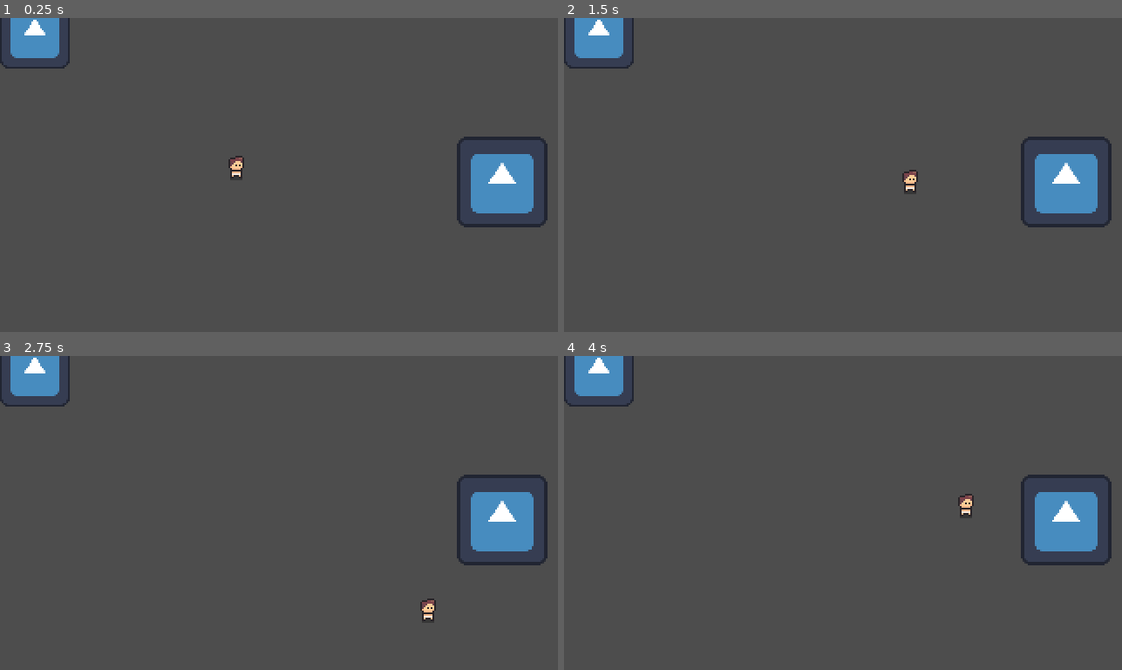
Above: before the commit, frames 1-4 (two rows, left to right).
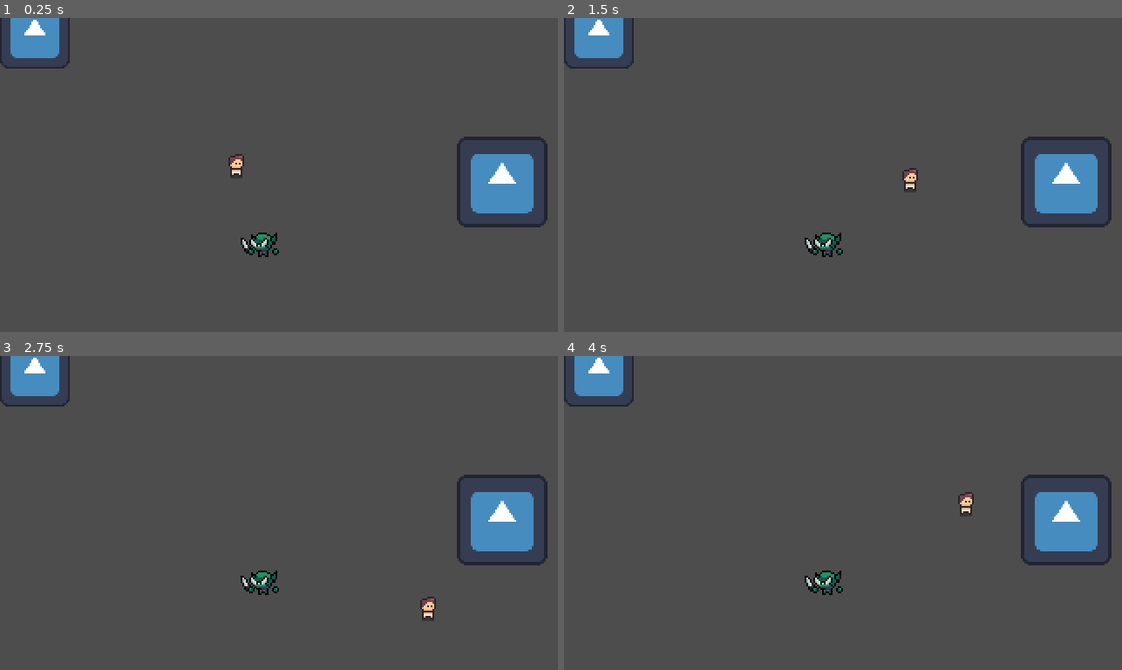
Above: after the commit, the same moments.

Repository: GuilhermeCMarc/godot-composition
Game: Godot game, scene res://main.tscn
The game is run twice, just before and just after one commit, with the same random seed, the same clock (stepped at 60 frames per second) and the same inputs. The engine's default icon, where the game draws it, is replaced by a stand-in: a white triangle on a blue panel in a dark square.
Inputs:
- Up to frame 1 (0.25 s): no input
- Up to frame 2 (1.5 s): tap Enter at 0.5 s; hold D (move_right) 0.53-1.28 s; hold S (move_down) from 1.28 s (still down)
- Up to frame 3 (2.75 s): release S (move_down) at 2.03 s; hold D (move_right) from 2.03 s (still down)
- Up to frame 4 (4 s): release D (move_right) at 2.78 s; hold W (move_up) 2.78-3.53 s; hold A (move_left) from 3.53 s (still down)

The runs differ from the first frame. In frame 1, 0.4% of the frame differs, in the area x 40-50%, y 43-77%; in frame 2, 0.4%; in frame 3, 0.4%; in frame 4, 0.4%.

Commit message:
:sparkles: Start implementing orc

Diff:
--- /dev/null
+++ b/components/ai_pathfinding/ai_pathfinding_component.gd
@@ -0,0 +1,49 @@
+extends NavigationAgent2D
+class_name AIPathfindingComponent
+
+
+@export @onready var velocity_component : VelocityComponent
+@export @onready var character_body : CharacterBody2D
+
+@export var chase_range := 120
+
+@onready var ray_cast: RayCast2D = $RayCast2D
+
+
+var next_position : Vector2 = null
+var is_chasing := false
+var target: Node2D = null
+
+
+func chase(next_target: Node2D):
+	target = next_target
+	is_chasing = true
+
+
+func stop_chasing():
+	is_chasing = false
+
+
+func chase_behaviour(delta):
+		if !is_chasing or target == null:
+			return
+
+		if is_target_reachable() and !is_target_reached():
+			velocity_component.accelerate_towards(delta, get_next_location())
+		else:
+			velocity_component.apply_friction(delta)
+
+
+func can_see_target() -> bool:
+	if target == null:
+		return false
+
+	ray_cast.target_position = target.global_position
+	if ray_cast.is_colliding():
+		# ???
+		pass
+	return false
+
+
+# Questions:
+# What happens when the player dies?
--- /dev/null
+++ b/components/ai_pathfinding/ai_pathfinding_component.tscn
@@ -0,0 +1,8 @@
+[gd_scene load_steps=2 format=3 uid="uid://bbseufd5hnn26"]
+
+[ext_resource type="Script" path="res://components/ai_pathfinding/ai_pathfinding_component.gd" id="1_3rtdl"]
+
+[node name="AIPathfindingComponent" type="NavigationAgent2D"]
+path_desired_distance = 5.0
+target_desired_distance = 5.0
+script = ExtResource("1_3rtdl")
--- /dev/null
+++ b/entities/orc/orc.gd
@@ -0,0 +1,2 @@
+extends CharacterBody2D
+class_name Orc
--- /dev/null
+++ b/entities/orc/orc.tscn
@@ -0,0 +1,627 @@
+[gd_scene load_steps=15 format=3 uid="uid://lmkkt2t8sy7g"]
+
+[ext_resource type="Texture2D" uid="uid://u5n8t44bittt" path="res://entities/orc/sprites/head.png" id="1_4wlmn"]
+[ext_resource type="Texture2D" uid="uid://dmwqtr3pmil7a" path="res://entities/orc/sprites/left_hand.png" id="2_3gw3i"]
+[ext_resource type="Texture2D" uid="uid://b5m0vfmddtai7" path="res://entities/orc/sprites/left_leg.png" id="3_patcb"]
+[ext_resource type="Texture2D" uid="uid://cfxed7gyd6nih" path="res://entities/orc/sprites/right_hand.png" id="4_5wyqt"]
+[ext_resource type="Texture2D" uid="uid://dbt7jdrk2mtek" path="res://entities/orc/sprites/right_leg.png" id="5_4sm8o"]
+[ext_resource type="Texture2D" uid="uid://boinklije1vk8" path="res://entities/orc/sprites/torso.png" id="6_6ml2o"]
+[ext_resource type="PackedScene" uid="uid://x5dq1x8gosjp" path="res://components/velocity/velocity_component.tscn" id="7_jtv3v"]
+[ext_resource type="PackedScene" uid="uid://dcnbltxqygw68" path="res://components/movement/movement_component.tscn" id="8_16883"]
+
+[sub_resource type="CapsuleShape2D" id="CapsuleShape2D_h3mif"]
+radius = 8.0
+height = 16.0
+
+[sub_resource type="Animation" id="Animation_6sj85"]
+length = 0.001
+tracks/0/type = "value"
+tracks/0/imported = false
+tracks/0/enabled = true
+tracks/0/path = NodePath("Visuals/Head:position")
+tracks/0/interp = 1
+tracks/0/loop_wrap = true
+tracks/0/keys = {
+"times": PackedFloat32Array(0.001),
+"transitions": PackedFloat32Array(1),
+"update": 0,
+"values": [Vector2(0, 0)]
+}
+tracks/1/type = "value"
+tracks/1/imported = false
+tracks/1/enabled = true
+tracks/1/path = NodePath("Visuals/Torso:position")
+tracks/1/interp = 1
+tracks/1/loop_wrap = true
+tracks/1/keys = {
+"times": PackedFloat32Array(0.001),
+"transitions": PackedFloat32Array(1),
+"update": 0,
+"values": [Vector2(0, 0)]
+}
+tracks/2/type = "value"
+tracks/2/imported = false
+tracks/2/enabled = true
+tracks/2/path = NodePath("Visuals/Hands:position")
+tracks/2/interp = 1
+tracks/2/loop_wrap = true
+tracks/2/keys = {
+"times": PackedFloat32Array(0.001),
+"transitions": PackedFloat32Array(1),
+"update": 0,
+"values": [Vector2(0, 0)]
+}
+tracks/3/type = "value"
+tracks/3/imported = false
+tracks/3/enabled = true
+tracks/3/path = NodePath("Visuals/Legs/LeftLeg:rotation")
+tracks/3/interp = 1
+tracks/3/loop_wrap = true
+tracks/3/keys = {
+"times": PackedFloat32Array(0.001),
+"transitions": PackedFloat32Array(1),
+"update": 0,
+"values": [0.0]
+}
+tracks/4/type = "value"
+tracks/4/imported = false
+tracks/4/enabled = true
+tracks/4/path = NodePath("Visuals/Legs/LeftLeg:position")
+tracks/4/interp = 1
+tracks/4/loop_wrap = true
+tracks/4/keys = {
+"times": PackedFloat32Array(0.001),
+"transitions": PackedFloat32Array(1),
+"update": 0,
+"values": [Vector2(0, 0)]
+}
+tracks/5/type = "value"
+tracks/5/imported = false
+tracks/5/enabled = true
+tracks/5/path = NodePath("Visuals/Head:rotation")
+tracks/5/interp = 1
+tracks/5/loop_wrap = true
+tracks/5/keys = {
+"times": PackedFloat32Array(0.001),
+"transitions": PackedFloat32Array(1),
+"update": 0,
+"values": [0.0]
+}
+tracks/6/type = "value"
+tracks/6/imported = false
+tracks/6/enabled = true
+tracks/6/path = NodePath("Visuals/Hands:rotation")
+tracks/6/interp = 1
+tracks/6/loop_wrap = true
+tracks/6/keys = {
+"times": PackedFloat32Array(0.001),
+"transitions": PackedFloat32Array(1),
+"update": 0,
+"values": [0.0]
+}
+tracks/7/type = "value"
+tracks/7/imported = false
+tracks/7/enabled = true
+tracks/7/path = NodePath("Visuals/Legs/RightLeg:position")
+tracks/7/interp = 1
+tracks/7/loop_wrap = true
+tracks/7/keys = {
+"times": PackedFloat32Array(0.001),
+"transitions": PackedFloat32Array(1),
+"update": 0,
+"values": [Vector2(0, 0)]
+}
+tracks/8/type = "value"
+tracks/8/imported = false
+tracks/8/enabled = true
+tracks/8/path = NodePath("Visuals/Legs/RightLeg:rotation")
+tracks/8/interp = 1
+tracks/8/loop_wrap = true
+tracks/8/keys = {
+"times": PackedFloat32Array(0.001),
+"transitions": PackedFloat32Array(1),
+"update": 0,
+"values": [0.0]
+}
+tracks/9/type = "value"
+tracks/9/imported = false
+tracks/9/enabled = true
+tracks/9/path = NodePath("Visuals/Hands/LeftHand:rotation")
+tracks/9/interp = 1
+tracks/9/loop_wrap = true
+tracks/9/keys = {
+"times": PackedFloat32Array(0.001),
+"transitions": PackedFloat32Array(1),
+"update": 0,
+"values": [0.0]
+}
+tracks/10/type = "value"
+tracks/10/imported = false
+tracks/10/enabled = true
+tracks/10/path = NodePath("Visuals/Hands/LeftHand:position")
+tracks/10/interp = 1
+tracks/10/loop_wrap = true
+tracks/10/keys = {
+"times": PackedFloat32Array(0.001),
+"transitions": PackedFloat32Array(1),
+"update": 0,
+"values": [Vector2(0, 0)]
+}
+tracks/11/type = "value"
+tracks/11/imported = false
+tracks/11/enabled = true
+tracks/11/path = NodePath("Visuals/Hands/LeftHand:scale")
+tracks/11/interp = 1
+tracks/11/loop_wrap = true
+tracks/11/keys = {
+"times": PackedFloat32Array(0.001),
+"transitions": PackedFloat32Array(1),
+"update": 0,
+"values": [Vector2(1, 1)]
+}
+tracks/12/type = "value"
+tracks/12/imported = false
+tracks/12/enabled = true
+tracks/12/path = NodePath("Visuals/Torso:rotation")
+tracks/12/interp = 1
+tracks/12/loop_wrap = true
+tracks/12/keys = {
+"times": PackedFloat32Array(0.001),
+"transitions": PackedFloat32Array(1),
+"update": 0,
+"values": [0.0]
+}
+tracks/13/type = "value"
+tracks/13/imported = false
+tracks/13/enabled = true
+tracks/13/path = NodePath("Visuals/Hands/RightHand:rotation")
+tracks/13/interp = 1
+tracks/13/loop_wrap = true
+tracks/13/keys = {
+"times": PackedFloat32Array(0.001),
+"transitions": PackedFloat32Array(1),
+"update": 0,
+"values": [0.0]
+}
+tracks/14/type = "value"
+tracks/14/imported = false
+tracks/14/enabled = true
+tracks/14/path = NodePath("Visuals/Hands/RightHand:position")
+tracks/14/interp = 1
+tracks/14/loop_wrap = true
+tracks/14/keys = {
+"times": PackedFloat32Array(0.001),
+"transitions": PackedFloat32Array(1),
+"update": 0,
+"values": [Vector2(0, 0)]
+}
+tracks/15/type = "value"
+tracks/15/imported = false
+tracks/15/enabled = true
+tracks/15/path = NodePath("Visuals/Legs/LeftLeg:scale")
+tracks/15/interp = 1
+tracks/15/loop_wrap = true
+tracks/15/keys = {
+"times": PackedFloat32Array(0.001),
+"transitions": PackedFloat32Array(1),
+"update": 0,
+"values": [Vector2(1, 1)]
+}
+tracks/16/type = "value"
+tracks/16/imported = false
+tracks/16/enabled = true
+tracks/16/path = NodePath("Visuals/Legs/RightLeg:scale")
+tracks/16/interp = 1
+tracks/16/loop_wrap = true
+tracks/16/keys = {
+"times": PackedFloat32Array(0.001),
+"transitions": PackedFloat32Array(1),
+"update": 0,
+"values": [Vector2(1, 1)]
+}
+tracks/17/type = "value"
+tracks/17/imported = false
+tracks/17/enabled = true
+tracks/17/path = NodePath("Visuals/Torso:scale")
+tracks/17/interp = 1
+tracks/17/loop_wrap = true
+tracks/17/keys = {
+"times": PackedFloat32Array(0.001),
+"transitions": PackedFloat32Array(1),
+"update": 0,
+"values": [Vector2(1, 1)]
+}
+tracks/18/type = "value"
+tracks/18/imported = false
+tracks/18/enabled = true
+tracks/18/path = NodePath("Visuals/Hands:scale")
+tracks/18/interp = 1
+tracks/18/loop_wrap = true
+tracks/18/keys = {
+"times": PackedFloat32Array(0.001),
+"transitions": PackedFloat32Array(1),
+"update": 0,
+"values": [Vector2(1, 1)]
+}
+tracks/19/type = "value"
+tracks/19/imported = false
+tracks/19/enabled = true
+tracks/19/path = NodePath("Visuals/Hands/RightHand:scale")
+tracks/19/interp = 1
+tracks/19/loop_wrap = true
+tracks/19/keys = {
+"times": PackedFloat32Array(0.001),
+"transitions": PackedFloat32Array(1),
+"update": 0,
+"values": [Vector2(1, 1)]
+}
+tracks/20/type = "value"
+tracks/20/imported = false
+tracks/20/enabled = true
+tracks/20/path = NodePath("Visuals/Head:scale")
+tracks/20/interp = 1
+tracks/20/loop_wrap = true
+tracks/20/keys = {
+"times": PackedFloat32Array(0.001),
+"transitions": PackedFloat32Array(1),
+"update": 0,
+"values": [Vector2(1, 1)]
+}
+
+[sub_resource type="Animation" id="Animation_4rymh"]
+resource_name = "idle_right"
+loop_mode = 1
+tracks/0/type = "value"
+tracks/0/imported = false
+tracks/0/enabled = true
+tracks/0/path = NodePath("Visuals/Head:position")
+tracks/0/interp = 2
+tracks/0/loop_wrap = true
+tracks/0/keys = {
+"times": PackedFloat32Array(0, 0.5),
+"transitions": PackedFloat32Array(1, 1),
+"update": 0,
+"values": [Vector2(0, 0), Vector2(0, 1)]
+}
+tracks/1/type = "value"
+tracks/1/imported = false
+tracks/1/enabled = true
+tracks/1/path = NodePath("Visuals/Torso:position")
+tracks/1/interp = 1
+tracks/1/loop_wrap = true
+tracks/1/keys = {
+"times": PackedFloat32Array(0, 0.6),
+"transitions": PackedFloat32Array(1, 1),
+"update": 0,
+"values": [Vector2(0, 0), Vector2(0, 0.25)]
+}
+tracks/2/type = "value"
+tracks/2/imported = false
+tracks/2/enabled = true
+tracks/2/path = NodePath("Visuals/Hands:position")
+tracks/2/interp = 1
+tracks/2/loop_wrap = true
+tracks/2/keys = {
+"times": PackedFloat32Array(0.3, 0.8),
+"transitions": PackedFloat32Array(1, 1),
+"update": 0,
+"values": [Vector2(0, 0), Vector2(0, -1)]
+}
+
+[sub_resource type="Animation" id="Animation_rmb4b"]
+resource_name = "walk"
+length = 0.75
+loop_mode = 1
+step = 0.05
+tracks/0/type = "value"
+tracks/0/imported = false
+tracks/0/enabled = true
+tracks/0/path = NodePath("Visuals/Legs/LeftLeg:position")
+tracks/0/interp = 2
+tracks/0/loop_wrap = true
+tracks/0/keys = {
+"times": PackedFloat32Array(0, 0.15, 0.3, 0.5, 0.65),
+"transitions": PackedFloat32Array(1, 1, 1, 1, 1),
+"update": 0,
+"values": [Vector2(0, 0), Vector2(0, -0.5), Vector2(0, 0), Vector2(0, 0), Vector2(0, 0)]
+}
+tracks/1/type = "value"
+tracks/1/imported = false
+tracks/1/enabled = true
+tracks/1/path = NodePath("Visuals/Legs/RightLeg:position")
+tracks/1/interp = 2
+tracks/1/loop_wrap = true
+tracks/1/keys = {
+"times": PackedFloat32Array(0, 0.3, 0.5, 0.65),
+"transitions": PackedFloat32Array(1, 1, 1, 1),
+"update": 0,
+"values": [Vector2(0, 0), Vector2(0, 0), Vector2(0, -0.5), Vector2(0, 0)]
+}
+tracks/2/type = "value"
+tracks/2/imported = false
+tracks/2/enabled = true
+tracks/2/path = NodePath("Visuals/Legs/LeftLeg:rotation")
+tracks/2/interp = 2
+tracks/2/loop_wrap = true
+tracks/2/keys = {
+"times": PackedFloat32Array(0, 0.15, 0.3, 0.5, 0.65),
+"transitions": PackedFloat32Array(1, 1, 1, 1, 1),
+"update": 0,
+"values": [0.0, 0.0776329, 0.0, 0.0776329, 0.0]
+}
+tracks/3/type = "value"
+tracks/3/imported = false
+tracks/3/enabled = true
+tracks/3/path = NodePath("Visuals/Legs/RightLeg:rotation")
+tracks/3/interp = 2
+tracks/3/loop_wrap = true
+tracks/3/keys = {
+"times": PackedFloat32Array(0, 0.15, 0.3, 0.5, 0.65),
+"transitions": PackedFloat32Array(1, 1, 1, 1, 1),
+"update": 0,
+"values": [0.0, -0.0586419, 0.0, -0.0586419, 0.0]
+}
+tracks/4/type = "value"
+tracks/4/imported = false
+tracks/4/enabled = true
+tracks/4/path = NodePath("Visuals/Torso:position")
+tracks/4/interp = 2
+tracks/4/loop_wrap = true
+tracks/4/keys = {
+"times": PackedFloat32Array(0, 0.15, 0.3, 0.5, 0.65),
+"transitions": PackedFloat32Array(1, 1, 1, 1, 1),
+"update": 0,
+"values": [Vector2(0, 0.125), Vector2(0, -0.5), Vector2(0, 0.125), Vector2(0, -0.5), Vector2(0, 0.125)]
+}
+tracks/5/type = "value"
+tracks/5/imported = false
+tracks/5/enabled = true
+tracks/5/path = NodePath("Visuals/Head:position")
+tracks/5/interp = 2
+tracks/5/loop_wrap = true
+tracks/5/keys = {
+"times": PackedFloat32Array(0, 0.15, 0.3, 0.35, 0.5, 0.65, 0.7),
+"transitions": PackedFloat32Array(1, 1, 1, 1, 1, 1, 1),
+"update": 0,
+"values": [Vector2(0, 0.352), Vector2(0, -1), Vector2(0, 0.352), Vector2(0, 0.5), Vector2(0, -1), Vector2(0, 0.352), Vector2(0, 0.5)]
+}
+tracks/6/type = "value"
+tracks/6/imported = false
+tracks/6/enabled = true
+tracks/6/path = NodePath("Visuals/Head:rotation")
+tracks/6/interp = 2
+tracks/6/loop_wrap = true
+tracks/6/keys = {
+"times": PackedFloat32Array(0, 0.3, 0.65),
+"transitions": PackedFloat32Array(1, 1, 1),
+"update": 0,
+"values": [0.0, 0.0, 0.0]
+}
+tracks/7/type = "value"
+tracks/7/imported = false
+tracks/7/enabled = true
+tracks/7/path = NodePath("Visuals/Hands:rotation")
+tracks/7/interp = 2
+tracks/7/loop_wrap = true
+tracks/7/keys = {
+"times": PackedFloat32Array(0, 0.3, 0.35, 0.65, 0.7),
+"transitions": PackedFloat32Array(1, 1, 1, 1, 1),
+"update": 0,
+"values": [0.0, 0.0, -0.0315508, 0.0, -0.0315508]
+}
+tracks/8/type = "value"
+tracks/8/imported = false
+tracks/8/enabled = true
+tracks/8/path = NodePath("Visuals/Hands:position")
+tracks/8/interp = 2
+tracks/8/loop_wrap = true
+tracks/8/keys = {
+"times": PackedFloat32Array(0, 0.15, 0.3, 0.35, 0.5, 0.65, 0.7),
+"transitions": PackedFloat32Array(1, 1, 1, 1, 1, 1, 1),
+"update": 0,
+"values": [Vector2(0, -1), Vector2(0, -2), Vector2(0, -1), Vector2(0, -0.5), Vector2(0, -2), Vector2(0, -1), Vector2(0, -0.5)]
+}
+
+[sub_resource type="Animation" id="Animation_ifgsf"]
+resource_name = "attack"
+length = 0.5
+loop_mode = 1
+step = 0.025
+tracks/0/type = "value"
+tracks/0/imported = false
+tracks/0/enabled = true
+tracks/0/path = NodePath("Visuals/Hands/LeftHand:position")
+tracks/0/interp = 2
+tracks/0/loop_wrap = true
+tracks/0/keys = {
+"times": PackedFloat32Array(0, 0.2, 0.3, 0.4),
+"transitions": PackedFloat32Array(1, 1, 1, 1),
+"update": 0,
+"values": [Vector2(0, 0), Vector2(0, -1), Vector2(0, -2), Vector2(0, 1)]
+}
+tracks/1/type = "value"
+tracks/1/imported = false
+tracks/1/enabled = true
+tracks/1/path = NodePath("Visuals/Hands/LeftHand:rotation")
+tracks/1/interp = 2
+tracks/1/loop_wrap = true
+tracks/1/keys = {
+"times": PackedFloat32Array(0, 0.2, 0.3, 0.4),
+"transitions": PackedFloat32Array(1, 1, 1, 1),
+"update": 0,
+"values": [0.0, 0.911055, 0.911055, -0.291672]
+}
+tracks/2/type = "value"
+tracks/2/imported = false
+tracks/2/enabled = true
+tracks/2/path = NodePath("Visuals/Head:position")
+tracks/2/interp = 2
+tracks/2/loop_wrap = true
+tracks/2/keys = {
+"times": PackedFloat32Array(0, 0.15, 0.3, 0.45),
+"transitions": PackedFloat32Array(1, 1, 1, 1),
+"update": 0,
+"values": [Vector2(0, 0.352), Vector2(0, -1), Vector2(0, -1), Vector2(0, 1)]
+}
+tracks/3/type = "value"
+tracks/3/imported = false
+tracks/3/enabled = true
+tracks/3/path = NodePath("Visuals/Head:rotation")
+tracks/3/interp = 2
+tracks/3/loop_wrap = true
+tracks/3/keys = {
+"times": PackedFloat32Array(0, 0.15, 0.3, 0.45),
+"transitions": PackedFloat32Array(1, 1, 1, 1),
+"update": 0,
+"values": [0.0, 0.137174, 0.137174, -0.127699]
+}
+tracks/4/type = "value"
+tracks/4/imported = false
+tracks/4/enabled = true
+tracks/4/path = NodePath("Visuals/Hands/LeftHand:scale")
+tracks/4/interp = 2
+tracks/4/loop_wrap = true
+tracks/4/keys = {
+"times": PackedFloat32Array(0, 0.3, 0.375, 0.4, 0.425),
+"transitions": PackedFloat32Array(1, 1, 1, 1, 1),
+"update": 0,
+"values": [Vector2(1, 1), Vector2(0.9, 0.9), Vector2(1, 1), Vector2(1.1, 1.1), Vector2(1, 1)]
+}
+tracks/5/type = "value"
+tracks/5/imported = false
+tracks/5/enabled = true
+tracks/5/path = NodePath("Visuals/Torso:rotation")
+tracks/5/interp = 1
+tracks/5/loop_wrap = true
+tracks/5/keys = {
+"times": PackedFloat32Array(0, 0.3, 0.425),
+"transitions": PackedFloat32Array(1, 1, 1),
+"update": 0,
+"values": [0.0, 0.0540546, -0.295377]
+}
+tracks/6/type = "value"
+tracks/6/imported = false
+tracks/6/enabled = true
+tracks/6/path = NodePath("Visuals/Hands/RightHand:position")
+tracks/6/interp = 1
+tracks/6/loop_wrap = true
+tracks/6/keys = {
+"times": PackedFloat32Array(0, 0.325, 0.4),
+"transitions": PackedFloat32Array(1, 1, 1),
+"update": 0,
+"values": [Vector2(0, 0), Vector2(0, -1), Vector2(0, -5.96046e-08)]
+}
+tracks/7/type = "value"
+tracks/7/imported = false
+tracks/7/enabled = true
+tracks/7/path = NodePath("Visuals/Hands/RightHand:rotation")
+tracks/7/interp = 1
+tracks/7/loop_wrap = true
+tracks/7/keys = {
+"times": PackedFloat32Array(0, 0.325, 0.4),
+"transitions": PackedFloat32Array(1, 1, 1),
+"update": 0,
+"values": [0.0, 0.315012, 0.286296]
+}
+tracks/8/type = "value"
+tracks/8/imported = false
+tracks/8/enabled = true
+tracks/8/path = NodePath("Visuals/Legs/LeftLeg:position")
+tracks/8/interp = 1
+tracks/8/loop_wrap = true
+tracks/8/keys = {
+"times": PackedFloat32Array(0, 0.175),
+"transitions": PackedFloat32Array(1, 1),
+"update": 0,
+"values": [Vector2(0, 0), Vector2(0, 0.5)]
+}
+tracks/9/type = "value"
+tracks/9/imported = false
+tracks/9/enabled = true
+tracks/9/path = NodePath("Visuals/Legs/LeftLeg:rotation")
+tracks/9/interp = 1
+tracks/9/loop_wrap = true
+tracks/9/keys = {
+"times": PackedFloat32Array(0, 0.175),
+"transitions": PackedFloat32Array(1, 1),
+"update": 0,
+"values": [0.0, 0.0808975]
+}
+tracks/10/type = "value"
+tracks/10/imported = false
+tracks/10/enabled = true
+tracks/10/path = NodePath("Visuals/Legs/RightLeg:position")
+tracks/10/interp = 1
+tracks/10/loop_wrap = true
+tracks/10/keys = {
+"times": PackedFloat32Array(0, 0.175),
+"transitions": PackedFloat32Array(1, 1),
+"update": 0,
+"values": [Vector2(0, 0), Vector2(0, 0.5)]
+}
+tracks/11/type = "value"
+tracks/11/imported = false
+tracks/11/enabled = true
+tracks/11/path = NodePath("Visuals/Legs/RightLeg:rotation")
+tracks/11/interp = 1
+tracks/11/loop_wrap = true
+tracks/11/keys = {
+"times": PackedFloat32Array(0, 0.175),
+"transitions": PackedFloat32Array(1, 1),
+"update": 0,
+"values": [0.0, -0.0574064]
+}
+
+[sub_resource type="AnimationLibrary" id="AnimationLibrary_16ixk"]
+_data = {
+"RESET": SubResource("Animation_6sj85"),
+"attack": SubResource("Animation_ifgsf"),
+"idle": SubResource("Animation_4rymh"),
+"walk": SubResource("Animation_rmb4b")
+}
+
+[node name="Orc" type="CharacterBody2D"]
+motion_mode = 1
+
+[node name="CollisionShape2D" type="CollisionShape2D" parent="."]
+shape = SubResource("CapsuleShape2D_h3mif")
+
+[node name="AnimationPlayer" type="AnimationPlayer" parent="."]
+libraries = {
+"": SubResource("AnimationLibrary_16ixk")
+}
+
+[node name="Visuals" type="Node2D" parent="."]
+
+[node name="Legs" type="Node2D" parent="Visuals"]
+
+[node name="LeftLeg" type="Sprite2D" parent="Visuals/Legs"]
+texture = ExtResource("3_patcb")
+
+[node name="RightLeg" type="Sprite2D" parent="Visuals/Legs"]
+texture = ExtResource("5_4sm8o")
+
+[node name="Torso" type="Sprite2D" parent="Visuals"]
+texture = ExtResource("6_6ml2o")
+
+[node name="Hands" type="Node2D" parent="Visuals"]
+
+[node name="RightHand" type="Sprite2D" parent="Visuals/Hands"]
+texture = ExtResource("4_5wyqt")
+
+[node name="LeftHand" type="Sprite2D" parent="Visuals/Hands"]
+texture = ExtResource("2_3gw3i")
+
+[node name="Head" type="Sprite2D" parent="Visuals"]
+texture = ExtResource("1_4wlmn")
+
+[node name="Components" type="Node" parent="."]
+
+[node name="Velocity Component" parent="Components" instance=ExtResource("7_jtv3v")]
+max_speed = 70
+acceleration = 450
+friction = 500
+
+[node name="Movement" parent="Components" node_paths=PackedStringArray("character_body", "velocity_component") instance=ExtResource("8_16883")]
+character_body = NodePath("../..")
+velocity_component = NodePath("../Velocity Component")
--- a/entities/player/player.gd
+++ b/entities/player/player.gd
@@ -1,4 +1,5 @@
 extends CharacterBody2D
+class_name Player
 
 @export var movement_component: MovementComponent
 @export var input_component: InputComponent
--- a/entities/player/player.tscn
+++ b/entities/player/player.tscn
@@ -47,6 +47,7 @@
 }
 
 [node name="Player" type="CharacterBody2D" node_paths=PackedStringArray("movement_component", "input_component")]
+position = Vector2(0, -7)
 script = ExtResource("1_yluma")
 movement_component = NodePath("Components/Movement Component")
 input_component = NodePath("Components/Input Component")
@@ -60,6 +61,7 @@
 }
 
 [node name="Sprite2D" type="Sprite2D" parent="."]
+position = Vector2(0, -1)
 texture = ExtResource("1_abp6s")
 hframes = 4
 vframes = 9
--- a/main.tscn
+++ b/main.tscn
@@ -1,7 +1,8 @@
-[gd_scene load_steps=3 format=3 uid="uid://bjdc2dncaqnbj"]
+[gd_scene load_steps=4 format=3 uid="uid://bjdc2dncaqnbj"]
 
 [ext_resource type="Texture2D" uid="uid://8ssmparb0fu" path="res://icon.svg" id="1_6lj83"]
 [ext_resource type="PackedScene" uid="uid://f6mhaoeg1pvn" path="res://entities/player/player.tscn" id="2_xeioc"]
+[ext_resource type="PackedScene" uid="uid://lmkkt2t8sy7g" path="res://entities/orc/orc.tscn" id="3_icgue"]
 
 [node name="Main" type="Node2D"]
 position = Vector2(135, 90)
@@ -23,3 +24,6 @@
 
 [node name="Player" parent="." instance=ExtResource("2_xeioc")]
 position = Vector2(1, -4)
+
+[node name="Orc" parent="." instance=ExtResource("3_icgue")]
+position = Vector2(16, 40)
--- a/project.godot
+++ b/project.godot
@@ -9,6 +9,11 @@
 config_version=5
 
 _global_script_classes=[{
+"base": "NavigationAgent2D",
+"class": &"AIPathfindingComponent",
+"language": &"GDScript",
+"path": "res://components/ai_pathfinding/ai_pathfinding_component.gd"
+}, {
 "base": "Node",
 "class": &"InputComponent",
 "language": &"GDScript",
@@ -19,14 +24,27 @@
 "language": &"GDScript",
 "path": "res://components/movement/movement_component.gd"
 }, {
+"base": "CharacterBody2D",
+"class": &"Orc",
+"language": &"GDScript",
+"path": "res://entities/orc/orc.gd"
+}, {
+"base": "CharacterBody2D",
+"class": &"Player",
+"language": &"GDScript",
+"path": "res://entities/player/player.gd"
+}, {
 "base": "Node",
 "class": &"VelocityComponent",
 "language": &"GDScript",
 "path": "res://components/velocity/velocity_component.gd"
 }]
 _global_script_class_icons={
+"AIPathfindingComponent": "",
 "InputComponent": "",
 "MovementComponent": "",
+"Orc": "",
+"Player": "",
 "VelocityComponent": ""
 }
 
@@ -68,6 +86,14 @@
 ]
 }
 
+[layer_names]
+
+2d_physics/layer_1="terrain"
+2d_navigation/layer_1="terrain"
+2d_physics/layer_2="obstacles"
+2d_physics/layer_3="player"
+2d_physics/layer_4="enemies"
+
 [rendering]
 
 textures/canvas_textures/default_texture_filter=0
Binary file added: brainstorming/map_idea.aseprite
Binary file added: brainstorming/orc.aseprite
Binary file added: entities/orc/sprites/head.png
Not shown, added: entities/orc/sprites/head.png.import
Binary file added: entities/orc/sprites/left_hand.png
Not shown, added: entities/orc/sprites/left_hand.png.import
Binary file added: entities/orc/sprites/left_leg.png
Not shown, added: entities/orc/sprites/left_leg.png.import
Binary file added: entities/orc/sprites/right_hand.png
Not shown, added: entities/orc/sprites/right_hand.png.import
Binary file added: entities/orc/sprites/right_leg.png
Not shown, added: entities/orc/sprites/right_leg.png.import
(and 4 more such lines)
